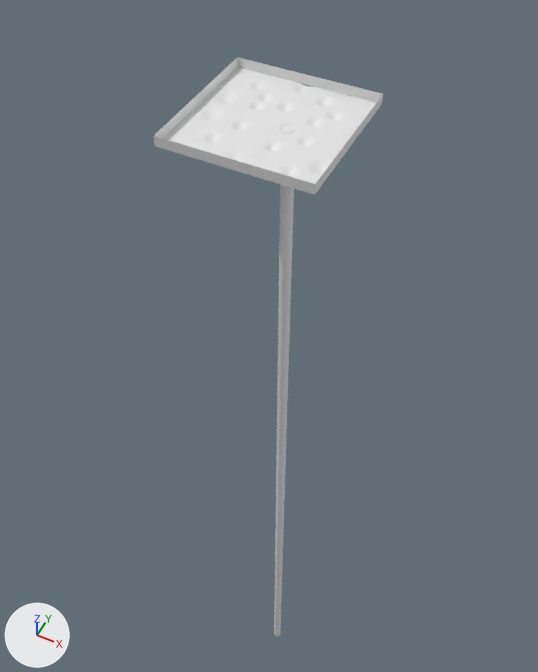
One commit to the Blender file The-Wood-Between-Worlds/Assets/Prefabs/Ground.blend: the scene before it, then after it.
The view is the same before and after, from a 50 mm lens placed at (86.0, -174.0, 123.0), pointed at (-23.0, 43.0, -149.0). The axes (+X, +Y, +Z) are drawn at lower left. The lights are the same throughout.

Before the edit, the objects in view are built like this:
```python
me_cube = bpy.data.meshes.new('Cube')
me_cube.from_pydata([(-25.0, -25.0, -0.3), (-25.0, -25.0, 49.7), (-25.0, 25.0, -0.3), (-25.0, 25.0, 49.7), (25.0, -25.0, -0.3), (25.0, -25.0, 49.7), (25.0, 25.0, -0.3), (25.0, 25.0, 49.7)], [], [(0, 2, 3, 1), (2, 6, 7, 3), (6, 4, 5, 7), (4, 0, 1, 5)])
me_cylinder_001 = bpy.data.meshes.new('Cylinder.001')
me_cylinder_001.from_pydata(...)  # 32 vertices, 17 faces; spans x 0.15..4.15, y -1.99..2.01, z -2.01..-0.01
me_plane = bpy.data.meshes.new('Plane')
me_plane.from_pydata(...)  # 10404 vertices, 10201 faces; spans x -25.0..25.0, y -25.0..25.0, z 0.1..2.6
me_plane.polygons.foreach_set('use_smooth', [True] * 10201)
ob_boundry_wall = bpy.data.objects.new('Boundry wall', me_cube)
ob_boundry_wall.location = (0.0, 0.0, 0.0)
ob_boundry_wall.scale = (1.0, 1.0, 0.0685)
ob_ground_plane = bpy.data.objects.new('Ground Plane', me_plane)
ob_ground_plane.location = (0.0, 0.0, 0.0)
ob_ground_plane.rotation_euler = (-3.142, 0.0, 0.0)  # degrees (-180, 0, 0)
ob_ground_plane.scale = (1.0, 1.0, 0.5)
ob_shaft = bpy.data.objects.new('Shaft', me_cylinder_001)
ob_shaft.location = (2.8, 0.2, 2.4)
ob_shaft.scale = (1.1, 1.1, 200.0)
```
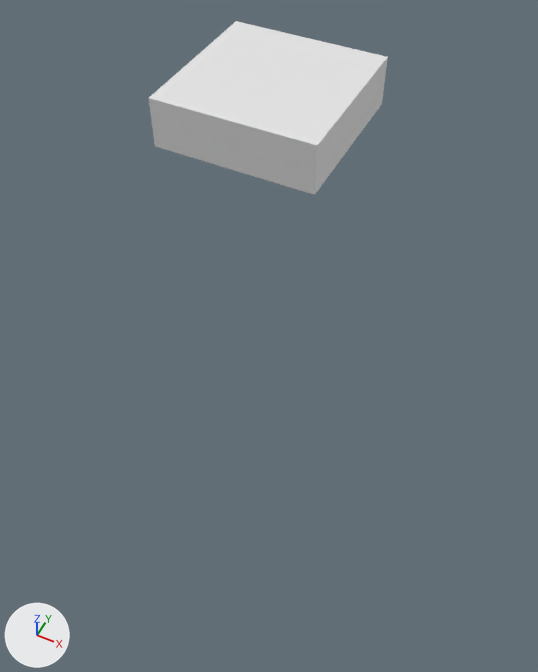
Where the newer file only moved an object's origin or applied its transform, the numbers keep the older frame.

What changed in the scene script:
```text
Change me_cube:
    where me_cube.from_pydata(...)  # 8 vertices, 4 faces; spans x -25.0..25.0, y -25.0..25.0, z -0.3..49.7
    used by ob_boundry_wall; location = (0.0, 0.0, 0.0); scale = (1.0, 1.0, 0.0685)
    me_cube part 1: the whole mesh is scaled about its middle by (1, 1, 4.46), then moved by (0.0, 0.0, 85.9)
Add me_cube_001:
    me_cube_001.from_pydata([(-25.0, -25.0, 74.0), (-25.0, 25.0, 74.0), (25.0, -25.0, 74.0), (25.0, 25.0, 74.0)], [], [(0, 1, 3, 2)])
Remove ob_shaft:
    ob_shaft = bpy.data.objects.new('Shaft', me_cylinder_001)
    ob_shaft.location = (2.8, 0.2, 2.4)
    ob_shaft.scale = (1.1, 1.1, 200.0)
Add ob_canopy:
    ob_canopy = bpy.data.objects.new('Canopy', me_cube_001)
    ob_canopy.location = (0.0, 0.0, 0.0)
    ob_canopy.scale = (1.0, 1.0, 0.205)
```

Location of each change, [x1, y1, x2, y2] in pixels of the pictures (538 x 672 px):
'Canopy', added: after [149, 21, 387, 146]
'Boundry wall', mesh rescaled: before [154, 57, 383, 195]; after [149, 57, 388, 195]
'Shaft', deleted: before [274, 184, 294, 636]
'Ground Plane', unchanged, covered by the edit: before [163, 67, 376, 190]
